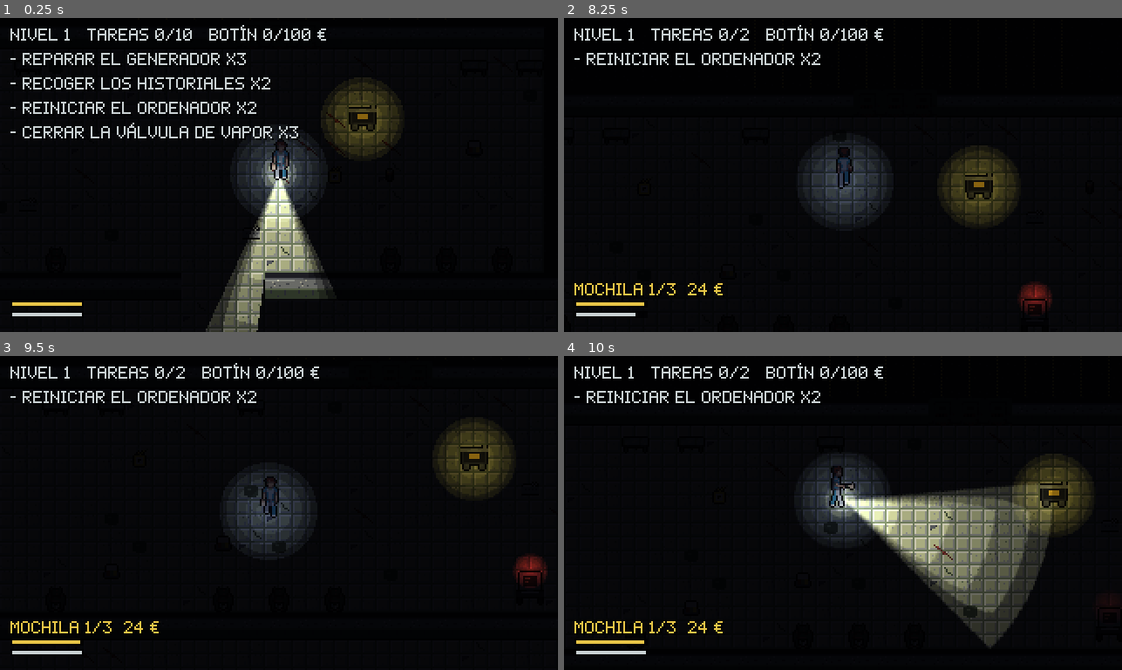
Above: before the commit, frames 1-4 (two rows, left to right).
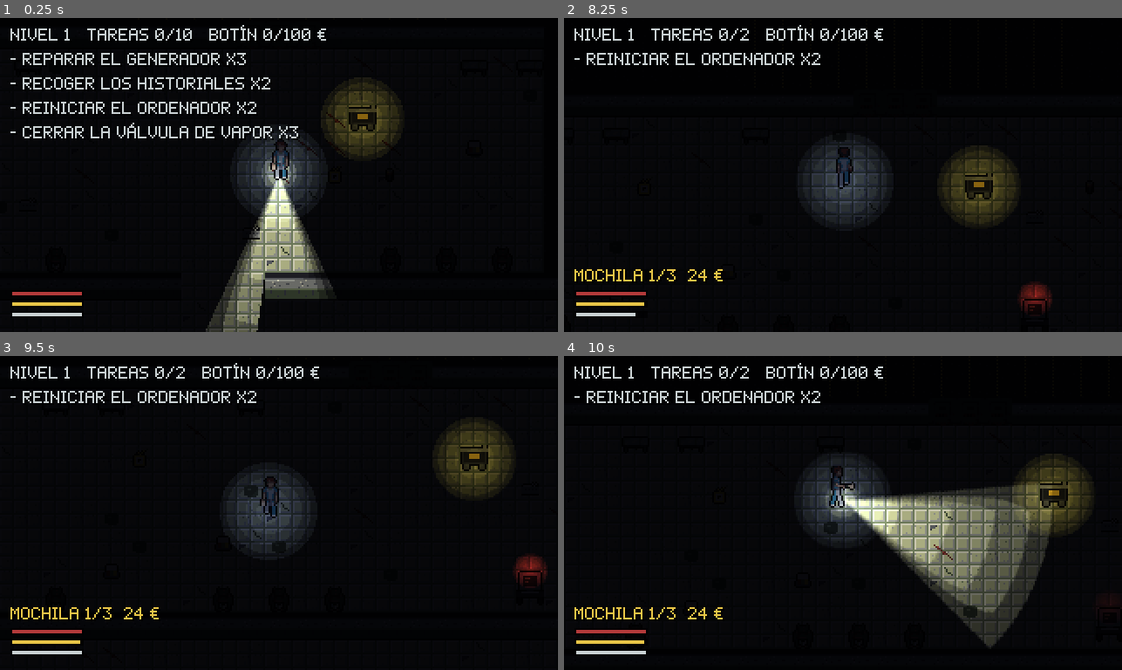
Above: after the commit, the same moments.

Repository: Skyfreefury/blackout-beta
Game: Godot game, scene res://scenes/main.tscn
Same seed, same stepped clock (60 frames per second), same inputs: the game is played once before the commit and once after it. This scene is started directly instead of the project's main scene.
Inputs (mouse positions are in pixels of both pictures, inside the frame that each line leads up to):
- Up to frame 1 (0.25 s): no input
- Up to frame 2 (8.25 s): tap Enter at 0.5 s; move the mouse to (965, 159) at 0.52 s; hold D (move_right) 0.53-1.28 s; hold E (interact) 0.53-1.28 s; click (965, 159) at 0.67 s; tap Space (sprint) at 0.8, 1.35, 2.3 s; move the mouse to (731, 190) at 1.27 s; hold S (move_down) 1.28-2.03 s; click (731, 190) at 1.42 s; tap E (interact) at 1.55, 2.85, 4.55, 5.85, 7.55 s; move the mouse to (898, 105) at 2.02 s; hold D (move_right) 2.03-2.78 s; hold F (fire_dart) 2.03-2.78 s; click (898, 105) at 2.17 s; tap R (restart) at 2.75 s; move the mouse to (815, 237) at 2.77 s; hold W (move_up) 2.78-3.53 s; click (815, 237) at 2.92 s; move the mouse to (1010, 222) at 3.52 s; hold Space (sprint) 3.53-4.28 s; hold A (move_left) 3.53-5.03 s; click (1010, 222) at 3.67 s; move the mouse to (675, 127) at 4.27 s; tap Q (toggle_light) at 4.35 s; click (675, 127) at 4.42 s; move the mouse to (870, 175) at 5.02 s; hold S (move_down) 5.03-5.78 s; hold Space (sprint) 5.03-5.78 s; tap Shift at 5.1 s; click (870, 175) at 5.17 s; move the mouse to (759, 96) at 5.77 s; hold D (move_right) 5.78-6.53 s; click (759, 96) at 5.92 s; move the mouse to (965, 159) at 6.52 s; hold W (move_up) 6.53-7.28 s; hold Space (sprint) 6.53-7.28 s; click (965, 159) at 6.67 s; move the mouse to (731, 190) at 7.27 s; hold D (move_right) 7.28-8.03 s; tap F (fire_dart) at 7.35 s; click (731, 190) at 7.42 s; move the mouse to (898, 105) at 8.02 s; hold S (move_down) from 8.03 s (still down); hold E (interact) from 8.03 s (still down); click (898, 105) at 8.17 s
- Up to frame 3 (9.5 s): tap Space (sprint) at 8.3, 8.85 s; move the mouse to (251, 575) at 8.77 s; release S (move_down) at 8.78 s; release E (interact) at 8.78 s; hold A (move_left) from 8.78 s (still down); click (251, 575) at 8.92 s; tap E (interact) at 9.05 s
- Up to frame 4 (10 s): move the mouse to (1010, 560) at 9.52 s; release A (move_left) at 9.53 s; hold W (move_up) from 9.53 s (still down); hold Q (toggle_light) from 9.53 s (still down); click (1010, 560) at 9.67 s; tap Space (sprint) at 9.8 s

The runs differ from the first frame. In frame 1, 0.1% of the frame differs, in the area x 2-15%, y 87-89%; in frame 2, 0.7%, in the area x 1-29%, y 80-89%; in frame 3, 0.7%; in frame 4, 0.7%.

Commit message:
Agarre del Nonato con vida y forcejeo, animación de muerte y música de Suno
El Nonato agarra en lugar de derribar: 15 de daño y 14/s. E o ESPACIO llenan
el forcejeo; lleno, te sueltas y queda aturdido 1,2 s. Compañeros ayudan
alumbrando; dardo o aturdimiento sueltan. Vida a 0: derribado. Barra de vida,
barra de forcejeo y animación de muerte de 2,6 s en el HUD.
Autoload Music: menú, explorar, persecución con fundido, victoria y muerte.
Pruebas --scenario=grab, grabdie y kill.

Co-Authored-By: Claude Opus 5.5 <noreply@anthropic.com>

Diff:
--- a/project.godot
+++ b/project.godot
@@ -21,6 +21,7 @@
 Net="*res://scripts/net.gd"
 Sfx="*res://scripts/sfx.gd"
 Settings="*res://scripts/settings.gd"
+Music="*res://scripts/music.gd"
 
 [display]
 
--- a/scenes/player.tscn
+++ b/scenes/player.tscn
@@ -45,6 +45,15 @@
 properties/7/path = NodePath(".:carried_values")
 properties/7/spawn = true
 properties/7/replication_mode = 2
+properties/8/path = NodePath(".:health")
+properties/8/spawn = true
+properties/8/replication_mode = 2
+properties/9/path = NodePath(".:grabbed")
+properties/9/spawn = true
+properties/9/replication_mode = 2
+properties/10/path = NodePath(".:struggle")
+properties/10/spawn = true
+properties/10/replication_mode = 2
 
 [node name="Player" type="CharacterBody2D"]
 collision_layer = 2
--- a/scripts/debug_run.gd
+++ b/scripts/debug_run.gd
@@ -184,6 +184,21 @@
 				player.start_interact()
 			else:
 				player.hit()
+		"grab", "grabdie", "kill":
+			# El Nonato agarra al jugador. grab: forcejea 8 veces por segundo y se suelta.
+			# grabdie: no forcejea, la vida llega a 0 y cae derribado.
+			player.light_on = false
+			player.global_position = level.cell_center(Vector2i(40, 16))
+			monster.global_position = level.cell_center(Vector2i(36, 16))
+			# kill: ya herido, el agarre le mata y se ve la animación de muerte.
+			if _args["scenario"] == "kill":
+				player.down_count = 1
+			if _args["scenario"] == "grab":
+				var presser := Timer.new()
+				presser.wait_time = 0.125
+				presser.autostart = true
+				presser.timeout.connect(func(): if player.grabbed: player._request_struggle())
+				add_child(presser)
 		"shoproom":
 			# Compra en dos mostradores con 1000 €: zapatillas (150) y dardo (160).
 			Net.bank = 1000
@@ -281,7 +296,7 @@
 	line += " role=%d gen0=%.2f battery_max=%.0f run=%.0f angle=%.0f" % [p.role, main.tasks[0].progress if not main.tasks.is_empty() else 0.0, p.battery_max, p.run_speed, p.light_angle]
 	line += " money=%d quota=%d carried=%d loot=%d" % [main.money, main.quota, p.carried_values.size(), get_tree().get_nodes_in_group("loot").size()]
 	line += " monsters=%d enhanced=%s blind=%.1f light=%s" % [main.monsters.size(), monster.enhanced, p.blind_time, p.light_on]
-	line += " asleep=%.1f" % monster._sleep_timer
+	line += " asleep=%.1f health=%.0f grabbed=%s struggle=%.2f" % [monster._sleep_timer, p.health, p.grabbed, p.struggle]
 	line += " bank=%d upgrades=%s max_carry=%d" % [Net.bank, Net.upgrades, p.max_carry]
 	line += " level=%d tasks=%s" % [Net.game_level, ",".join((main.tasks as Array).map(func(t): return t.kind))]
 	line += " seed=%d gens_at=%s" % [main.level.map_seed, ",".join((main.tasks as Array).map(func(g): return str(main.level.world_to_cell(g.global_position))))]
--- a/scripts/hud.gd
+++ b/scripts/hud.gd
@@ -8,6 +8,9 @@
 const BATTERY_COLOR := Color("e8c547")
 const STAMINA_COLOR := Color("c9d1d3")
 const WORK_COLOR := Color("6b7d6a")
+const HEALTH_COLOR := Color("b33a3a")
+const STRUGGLE_SIZE := Vector2(70, 6)
+const MONSTER_SHEET := preload("res://art/sprites/monster.png")
 const ACCENT := Color("8f3a3a")
 const BAR_SIZE := Vector2(42, 4)
 const FLASH_TIME := 4.0
@@ -28,6 +31,8 @@
 var _end_hint := Label.new()
 var _role_label := Label.new()
 var _bag := Label.new()
+## Animación de muerte en curso: oculta el texto de estado.
+var _killing := false
 
 
 func _ready() -> void:
@@ -63,8 +68,8 @@
 	_objective_label.text = objective
 	_flash_timer = maxf(_flash_timer - delta, 0.0)
 	_flash.visible = _flash_timer > 0.0
-	_status.text = "" if _end.visible else _status_text()
-	_bag.position.y = size.y - 30
+	_status.text = "" if _end.visible or _killing else _status_text()
+	_bag.position.y = size.y - 38
 	_bag.text = "" if player == null or player.carried_values.is_empty() \
 		else "Mochila %d/%d  %d €" % [player.carried_values.size(), player.max_carry, player.carried_total()]
 	var darts := 0 if player == null else Net.upgrade_level(player.get_multiplayer_authority(), "dart")
@@ -101,6 +106,74 @@
 	_end.visible = true
 
 
+## Animación de muerte del jugador local, unos 2,6 s: el Nonato se abalanza sobre él.
+func play_kill(color_index: int, monster_tint: Color) -> void:
+	var layer := Control.new()
+	layer.set_anchors_preset(Control.PRESET_FULL_RECT)
+	layer.mouse_filter = Control.MOUSE_FILTER_IGNORE
+	add_child(layer)
+	var bg := ColorRect.new()
+	bg.set_anchors_preset(Control.PRESET_FULL_RECT)
+	bg.color = Color(0, 0, 0, 0)
+	layer.add_child(bg)
+	var victim_tex := AtlasTexture.new()
+	victim_tex.atlas = load(Player.SHEET_PATH % clampi(color_index, 0, 3))
+	victim_tex.region = Rect2(0, 0, 16, 24)
+	var victim := _big_sprite(victim_tex, 3)
+	victim.position = Vector2(size.x * 0.36 - victim.size.x / 2.0, size.y / 2.0 - victim.size.y / 2.0)
+	victim.pivot_offset = victim.size / 2.0
+	layer.add_child(victim)
+	var killer_tex := AtlasTexture.new()
+	killer_tex.atlas = MONSTER_SHEET
+	killer_tex.region = Rect2(0, 0, 40, 40)
+	var killer := _big_sprite(killer_tex, 3)
+	killer.modulate = monster_tint
+	killer.position = Vector2(size.x + 10, size.y / 2.0 - killer.size.y / 2.0)
+	layer.add_child(killer)
+	var flash := ColorRect.new()
+	flash.set_anchors_preset(Control.PRESET_FULL_RECT)
+	flash.color = Color(0.7, 0.05, 0.05, 0)
+	layer.add_child(flash)
+	var title := Label.new()
+	title.text = "HAS MUERTO"
+	title.add_theme_font_size_override("font_size", 16)
+	title.add_theme_color_override("font_color", ACCENT)
+	title.horizontal_alignment = HORIZONTAL_ALIGNMENT_CENTER
+	title.size = Vector2(size.x, 20)
+	title.position = Vector2(0, size.y * 0.78)
+	title.modulate.a = 0.0
+	layer.add_child(title)
+	Music.sting("death")
+	_killing = true
+	var tween := layer.create_tween()
+	tween.tween_property(bg, "color:a", 0.92, 0.25)
+	tween.tween_property(killer, "position:x", size.x * 0.52, 0.35).set_trans(Tween.TRANS_BACK).set_ease(Tween.EASE_IN)
+	tween.tween_callback(func() -> void:
+		Sfx.play_ui("monster_scream")
+		Sfx.play_ui("death"))
+	tween.tween_property(flash, "color:a", 0.75, 0.05)
+	tween.parallel().tween_property(victim, "rotation_degrees", 90.0, 0.15)
+	tween.parallel().tween_property(victim, "modulate", Color(1, 0.3, 0.3), 0.15)
+	tween.tween_property(flash, "color:a", 0.0, 0.35)
+	tween.parallel().tween_property(killer, "position:x", size.x * 0.46, 0.35)
+	tween.tween_property(title, "modulate:a", 1.0, 0.4)
+	tween.tween_interval(1.1)
+	tween.tween_property(layer, "modulate:a", 0.0, 0.5)
+	tween.tween_callback(func() -> void:
+		_killing = false
+		layer.queue_free())
+
+
+func _big_sprite(texture: Texture2D, scale_factor: int) -> TextureRect:
+	var rect := TextureRect.new()
+	rect.texture = texture
+	rect.expand_mode = TextureRect.EXPAND_IGNORE_SIZE
+	rect.stretch_mode = TextureRect.STRETCH_SCALE
+	rect.texture_filter = CanvasItem.TEXTURE_FILTER_NEAREST
+	rect.size = texture.get_size() * scale_factor
+	return rect
+
+
 func _unhandled_input(event: InputEvent) -> void:
 	if _end.visible and event.is_action_pressed("ui_cancel"):
 		leave_requested.emit()
@@ -115,6 +188,8 @@
 		return "HAS MUERTO"
 	if player.escaped:
 		return "HAS ESCAPADO"
+	if player.grabbed:
+		return "¡EL NONATO TE HA AGARRADO!\nPulsa E o ESPACIO rápido"
 	if player.blind_time > 0.0:
 		return "EL NONATO CHILLA\nTu linterna no responde"
 	if player.is_down:
@@ -126,8 +201,14 @@
 	if player == null:
 		return
 	var bottom := size.y - 6.0
+	_bar(Vector2(6, bottom - 18), player.health / Player.HEALTH_MAX, HEALTH_COLOR)
 	_bar(Vector2(6, bottom - 12), player.battery / player.battery_max, BATTERY_COLOR)
 	_bar(Vector2(6, bottom - 6), player.stamina / player.stamina_max, STAMINA_COLOR)
+	if player.grabbed:
+		var spos := Vector2((size.x - STRUGGLE_SIZE.x) / 2.0, size.y / 2.0 + 14)
+		draw_rect(Rect2(spos, STRUGGLE_SIZE), Color(0, 0, 0, 0.8))
+		draw_rect(Rect2(spos + Vector2.ONE, Vector2((STRUGGLE_SIZE.x - 2) * player.struggle, STRUGGLE_SIZE.y - 2)), BATTERY_COLOR)
+		return
 	var target := player.hold_target
 	if target != null and is_instance_valid(target):
 		var pos := Vector2((size.x - BAR_SIZE.x) / 2.0, size.y / 2.0 + 14)
--- a/scripts/main.gd
+++ b/scripts/main.gd
@@ -42,6 +42,12 @@
 var _enhanced_monsters := false
 var _heartbeat: AudioStreamPlayer
 var _lift_time := 0.0
+## Segundos que sigue sonando la música de persecución tras alejarse el Nonato.
+var _chase_time := 0.0
+var _kill_shown := false
+## Distancia al Nonato a la que empieza la música de persecución.
+const CHASE_RANGE := 150.0
+const CHASE_HOLD := 3.0
 
 @onready var level: Level = $Level
 @onready var entities: Node2D = $Entities
@@ -89,6 +95,7 @@
 	level.build()
 	_spawn_world()
 	Sfx.make_loop(self, "ambient_loop", -8.0).play()
+	Music.play("menu" if Net.in_shop else "explore", 2.0, -4.0 if Net.in_shop else 0.0)
 	_heartbeat = Sfx.make_loop(self, "heartbeat_loop")
 
 	# La posición inicial viaja en los datos de aparición: el sincronizador del
@@ -191,7 +198,7 @@
 		return
 	hud.objective = _objective_text()
 	_follow_spectated()
-	_update_heartbeat()
+	_update_heartbeat(delta)
 	if not multiplayer.is_server():
 		return
 	if not level.door_open and not tasks.is_empty() and tasks.all(func(t): return t.repaired) \
@@ -262,6 +269,15 @@
 	if p.name.to_int() == multiplayer.get_unique_id():
 		player = p
 		hud.player = p
+		p.state_changed.connect(_on_local_state.bind(p))
+
+
+## Animación de muerte al morir el jugador local.
+func _on_local_state(p: Player) -> void:
+	if p.is_dead and not _kill_shown:
+		_kill_shown = true
+		var tint := Monster.ENHANCED_TINT if monster != null and monster.enhanced else Color.WHITE
+		hud.play_kill(p.color_index, tint)
 
 
 ## Solo en el anfitrión.
@@ -308,12 +324,16 @@
 
 
 ## Latido más fuerte y rápido cuanto más cerca está el monstruo de la cámara activa.
-func _update_heartbeat() -> void:
+func _update_heartbeat(delta: float) -> void:
 	var camera := get_viewport().get_camera_2d()
 	var dist := INF
 	if camera != null:
 		for m in monsters:
-			dist = minf(dist, camera.global_position.distance_to(m.global_position))
+			if not m.frozen:
+				dist = minf(dist, camera.global_position.distance_to(m.global_position))
+	# Música de persecución con el Nonato cerca; vuelve a la de explorar CHASE_HOLD s después.
+	_chase_time = CHASE_HOLD if dist < CHASE_RANGE else maxf(_chase_time - delta, 0.0)
+	Music.play("chase" if _chase_time > 0.0 else "explore")
 	if dist >= HEARTBEAT_RANGE:
 		if _heartbeat.playing:
 			_heartbeat.stop()
@@ -380,7 +400,7 @@
 	# derribados nadie puede reanimarlos: termina ya, sin esperar a que se desangren.
 	var survivors := PackedStringArray()
 	for p: Player in all_players:
-		if p.can_act():
+		if p.can_act() or p.grabbed:
 			return
 		if p.escaped:
 			survivors.append(str(Net.players.get(p.name.to_int(), p.name)))
@@ -393,6 +413,12 @@
 	_victory = victory
 	if victory:
 		Net.bank += money
+		Music.sting("win")
+	elif not _kill_shown:
+		Music.sting("death")
+	# Si el jugador local acaba de morir, la pantalla final espera a la animación de muerte.
+	if _kill_shown:
+		await get_tree().create_timer(2.7).timeout
 	hud.show_end(victory, time, survivors, multiplayer.is_server(), Net.game_level)
 
 
--- a/scripts/menu.gd
+++ b/scripts/menu.gd
@@ -22,7 +22,7 @@
 	["i", "res://art/sprites/loot_watch.png", "Reloj de oro, de 80 a 120 €."],
 	["i", "res://art/sprites/loot_microscope.png", "Microscopio, de 120 a 180 €."],
 	["i", "res://art/sprites/cart.png", "Carro de entrega, en urgencias junto a la salida. E entrega toda la mochila."],
-	["t", "EL NONATO\nCaza a oscuras. Tu linterna lo aturde y le hace buscar otro camino. Prefiere a quien no le apunta y a quien hace tareas.\nPrimer golpe: derribado. Un compañero te reanima manteniendo E. Segundo golpe, o 30 s sin ayuda: mueres."],
+	["t", "EL NONATO\nCaza a oscuras. Tu linterna lo aturde y le hace buscar otro camino. Prefiere a quien no le apunta y a quien hace tareas.\nSi te alcanza, te agarra: pulsa E o ESPACIO rápido para soltarte. El agarre te quita vida (barra roja). Un compañero puede soltarte con un dardo o alumbrando al Nonato. Con la vida a 0 caes derribado: te reanima un compañero manteniendo E. Si caes otra vez, o pasan 30 s sin ayuda, mueres."],
 	["i", "res://art/sprites/monster.png", "Nonato normal.", Rect2(0, 0, 40, 40)],
 	["i", "res://art/sprites/monster.png", "Nonato mejorado, más rojo y grande. Corre más y chilla para apagar linternas. Desde el nivel 2 sale con 2 y 4 jugadores, y con 3 y 4 hay dos Nonatos.", Rect2(0, 0, 40, 40), Color(1.0, 0.7, 0.7)],
 	["t", "LINTERNA\nQ o clic derecho. Gasta pila, más aún si alumbras al Nonato. Con poca pila parpadea."],
@@ -55,6 +55,7 @@
 
 
 func _ready() -> void:
+	Music.play("menu")
 	set_anchors_preset(Control.PRESET_FULL_RECT)
 	theme = _make_theme()
 	_build_ui()
--- a/scripts/monster.gd
+++ b/scripts/monster.gd
@@ -63,6 +63,10 @@
 var _stun_timer := 0.0
 ## Segundos dormido por un dardo tranquilizante. No se mueve, no ataca ni chilla.
 var _sleep_timer := 0.0
+## Jugador agarrado. Mientras dura, el Nonato no se mueve. Solo en el anfitrión.
+var _grabbing: Player = null
+## Aturdimiento al soltarse un jugador del agarre.
+const BREAK_FREE_STUN := 1.2
 var _unlit_time := 99.0
 ## Jugadores que le están dando con la linterna en este fotograma (solo en el anfitrión).
 var _watchers: Array[Player] = []
@@ -94,6 +98,12 @@
 	sprite.position = Vector2.ZERO
 	if not multiplayer.is_server():
 		return
+	if _grabbing != null:
+		if is_instance_valid(_grabbing) and _grabbing.grabbed:
+			velocity = Vector2.ZERO
+			sprite.position = Vector2(randi_range(-1, 1), 0)
+			return
+		_grabbing = null
 	if level.is_lamp_zone(global_position):
 		_flee_light()
 	elif not _watchers.is_empty():
@@ -144,6 +154,14 @@
 			_scream()
 
 
+## Solo en el anfitrión: el jugador agarrado se suelta o cae. Se aparta unos segundos.
+func release_grab(freed: bool) -> void:
+	_grabbing = null
+	_retreat_timer = RETREAT_TIME
+	if freed:
+		_stun_timer = BREAK_FREE_STUN
+
+
 ## Solo en el anfitrión: lo duerme un dardo tranquilizante.
 func tranquilize(seconds: float) -> void:
 	_sleep_timer = maxf(_sleep_timer, seconds)
@@ -194,8 +212,8 @@
 		return
 	_roam_timer = 0.0
 	if global_position.distance_to(_target.global_position) <= ATTACK_RANGE:
-		_target.hit()
-		_retreat_timer = RETREAT_TIME
+		_target.grab(self)
+		_grabbing = _target
 		velocity = Vector2.ZERO
 		return
 	if _repath_timer <= 0.0:
--- /dev/null
+++ b/scripts/music.gd
@@ -0,0 +1,63 @@
+extends Node
+## Música (audio/music/*.ogg, compuesta con Suno). Sigue sonando al cambiar de escena.
+## play() cambia de pista con fundido cruzado; sting() suena una vez y baja la pista de fondo.
+
+const TRACKS := {
+	"menu": preload("res://audio/music/menu.ogg"),
+	"explore": preload("res://audio/music/explore.ogg"),
+	"chase": preload("res://audio/music/chase.ogg"),
+	"win": preload("res://audio/music/win.ogg"),
+	"death": preload("res://audio/music/death.ogg"),
+}
+## Volumen de cada pista de fondo en dB.
+const LEVELS := {"menu": -6.0, "explore": -10.0, "chase": -6.0}
+const SILENT := -60.0
+
+var current := ""
+var _players: Array[AudioStreamPlayer] = []
+var _active := 0
+
+
+func _ready() -> void:
+	process_mode = Node.PROCESS_MODE_ALWAYS
+	for i in 2:
+		var p := AudioStreamPlayer.new()
+		p.volume_db = SILENT
+		add_child(p)
+		_players.append(p)
+	for name in LEVELS:
+		TRACKS[name].loop = true
+
+
+## Pista de fondo en bucle. No hace nada si ya suena.
+func play(track: String, fade := 1.5, volume_offset := 0.0) -> void:
+	if track == current:
+		return
+	current = track
+	var old := _players[_active]
+	_active = 1 - _active
+	var new := _players[_active]
+	new.stream = TRACKS[track]
+	new.volume_db = SILENT
+	new.play()
+	var tween := create_tween().set_parallel()
+	tween.tween_property(new, "volume_db", LEVELS[track] + volume_offset, fade)
+	tween.tween_property(old, "volume_db", SILENT, fade)
+	tween.chain().tween_callback(old.stop)
+
+
+func stop(fade := 1.0) -> void:
+	current = ""
+	for p in _players:
+		create_tween().tween_property(p, "volume_db", SILENT, fade)
+
+
+## Golpe musical corto (win, death). Para la pista de fondo.
+func sting(track: String, volume_db := -2.0) -> void:
+	stop(0.4)
+	var p := AudioStreamPlayer.new()
+	p.stream = TRACKS[track]
+	p.volume_db = volume_db
+	p.finished.connect(p.queue_free)
+	add_child(p)
+	p.play()
--- a/scripts/player.gd
+++ b/scripts/player.gd
@@ -46,6 +46,21 @@
 const BURST_ALLOWANCE := 24.0
 const CORRECTION_COOLDOWN := 0.2
 const WOUNDED_TINT := Color(1.0, 0.7, 0.7)
+## Vida y agarre del Nonato. Agarrar quita GRAB_DAMAGE y luego GRAB_DRAIN por segundo.
+## Cada pulsación de E o ESPACIO suma STRUGGLE_PER_PRESS al forcejeo, que baja solo.
+## Con el forcejeo lleno te sueltas; con la vida a 0 caes derribado.
+const HEALTH_MAX := 100.0
+const REVIVE_HEALTH := 50.0
+const GRAB_DAMAGE := 15.0
+const GRAB_DRAIN := 14.0
+const STRUGGLE_PER_PRESS := 0.11
+const STRUGGLE_DECAY := 0.3
+## Forcejeo extra por segundo por cada compañero que alumbra al Nonato.
+const STRUGGLE_LIGHT_HELP := 0.45
+## Pulsaciones por segundo que acepta el anfitrión.
+const MAX_PRESSES := 12
+const REGEN_DELAY := 4.0
+const REGEN_RATE := 4.0
 const ANIM_FPS := 8.0
 const SHEET_PATH := "res://art/sprites/player_%d.png"
 ## Filas de la hoja de sprites.
@@ -89,6 +104,20 @@
 var down_count := 0
 var down_time := 0.0
 var revive_progress := 0.0
+var health := HEALTH_MAX
+## Agarrado por un Nonato. No puede moverse ni alumbrar; forcejea con E o ESPACIO.
+var grabbed := false:
+	set(value):
+		if value != grabbed:
+			grabbed = value
+			state_changed.emit()
+## Forcejeo de 0 a 1. Lleno: se suelta.
+var struggle := 0.0
+# Solo en el anfitrión.
+var _grabber: Monster = null
+var _since_damage := 0.0
+var _press_window := 0.0
+var _presses := 0
 
 var level: Level
 ## Color del pijama (0 a 3), asignado por orden de llegada.
@@ -174,7 +203,7 @@
 
 ## Puede moverse, alumbrar e interactuar.
 func can_act() -> bool:
-	return is_active() and not is_down
+	return is_active() and not is_down and not grabbed
 
 
 func is_repairing() -> bool:
@@ -228,6 +257,9 @@
 
 
 func _unhandled_input(event: InputEvent) -> void:
+	if is_local() and grabbed and (event.is_action_pressed("interact") or event.is_action_pressed("sprint")):
+		_request_struggle.rpc_id(1)
+		return
 	if not is_local() or not can_act():
 		return
 	if event.is_action_pressed("toggle_light") and battery > 0.0 and blind_time == 0.0:
@@ -257,6 +289,85 @@
 func hit() -> void:
 	if not multiplayer.is_server() or not can_act():
 		return
+	_knock_down()
+
+
+## Solo en el anfitrión: el Nonato le alcanza y le agarra.
+func grab(monster: Monster) -> void:
+	if not multiplayer.is_server() or not can_act():
+		return
+	_grabber = monster
+	struggle = 0.0
+	grabbed = true
+	_damage(GRAB_DAMAGE)
+	_grab_fx.rpc()
+
+
+@rpc("authority", "call_local", "reliable")
+func _grab_fx() -> void:
+	Sfx.play_at("down", global_position)
+	Sfx.play_at("monster_scream", global_position, -6.0)
+	if is_local():
+		var tween := camera.create_tween()
+		for i in 8:
+			tween.tween_property(camera, "offset", Vector2(randf_range(-4, 4), randf_range(-4, 4)), 0.04)
+		tween.tween_property(camera, "offset", Vector2.ZERO, 0.05)
+
+
+## Lo manda el dueño agarrado al pulsar E o ESPACIO.
+@rpc("any_peer", "call_local", "reliable")
+func _request_struggle() -> void:
+	if not multiplayer.is_server() or _sender() != get_multiplayer_authority() or not grabbed:
+		return
+	if _presses >= MAX_PRESSES:
+		return
+	_presses += 1
+	struggle = minf(struggle + STRUGGLE_PER_PRESS, 1.0)
+	if struggle >= 1.0:
+		_release(true)
+
+
+func _damage(amount: float) -> void:
+	health = maxf(health - amount, 0.0)
+	_since_damage = 0.0
+
+
+## Solo en el anfitrión: termina el agarre. freed: se soltó y el Nonato queda aturdido.
+func _release(freed: bool) -> void:
+	grabbed = false
+	struggle = 0.0
+	if _grabber != null and is_instance_valid(_grabber):
+		_grabber.release_grab(freed)
+	_grabber = null
+
+
+## Solo en el anfitrión: el agarre sigue, quita vida y suma la ayuda de los compañeros.
+func _grab_tick(delta: float) -> void:
+	_press_window += delta
+	if _press_window >= 1.0:
+		_press_window = 0.0
+		_presses = 0
+	if _grabber == null or not is_instance_valid(_grabber) or _grabber.frozen:
+		# Un dardo, una lámpara o un aturdimiento le hacen soltar.
+		_release(false)
+		return
+	var helpers := 0
+	for p: Player in get_tree().get_nodes_in_group("players"):
+		if p != self and p.can_act() and _grabber.is_lit_by(p):
+			helpers += 1
+	struggle = clampf(struggle + helpers * STRUGGLE_LIGHT_HELP * delta, 0.0, 1.0)
+	if struggle < 1.0:
+		struggle = maxf(struggle - STRUGGLE_DECAY * delta, 0.0)
+	_damage(GRAB_DRAIN * delta)
+	if struggle >= 1.0:
+		_release(true)
+	elif health <= 0.0:
+		_release(false)
+		_knock_down()
+
+
+## Solo en el anfitrión. Primer derribo o muerte si ya estaba herido.
+func _knock_down() -> void:
 	_drop_loot()
 	if down_count >= 1:
 		is_dead = true
@@ -304,6 +415,7 @@
 	if revive_progress >= REVIVE_TIME:
 		revive_progress = 0.0
 		is_down = false
+		health = REVIVE_HEALTH
 
 
 ## Busca algo cerca con E: compañero derribado, tarea, pila, objeto de valor o carro.
@@ -380,6 +492,12 @@
 
 
 func _server_tick(delta: float) -> void:
+	if grabbed:
+		_grab_tick(delta)
+	elif can_act() and health < HEALTH_MAX:
+		_since_damage += delta
+		if _since_damage >= REGEN_DELAY:
+			health = minf(health + REGEN_RATE * delta, HEALTH_MAX)
 	if can_act() and level != null and level.door_open and level.is_exit(global_position):
 		escaped = true
 		return
@@ -457,6 +575,7 @@
 	else:
 		flashlight.energy = LIGHT_ENERGY
 	sprite.rotation_degrees = 90.0 if is_down else 0.0
+	sprite.position.x = randf_range(-1.0, 1.0) if grabbed else 0.0
 	sprite.modulate = WOUNDED_TINT if down_count > 0 else Color.WHITE
 
 
Not shown, added: audio/music/chase.ogg.import
Not shown, added: audio/music/death.ogg.import
Not shown, added: audio/music/explore.ogg.import
Not shown, added: audio/music/menu.ogg.import
Not shown, added: audio/music/win.ogg.import
Not shown, added: scripts/music.gd.uid
Not shown, added: audio/music/chase.ogg
Not shown, added: audio/music/death.ogg
Not shown, added: audio/music/explore.ogg
Not shown, added: audio/music/menu.ogg
Not shown, added: audio/music/win.ogg
Not shown, changed: docs/IDEAS.md
